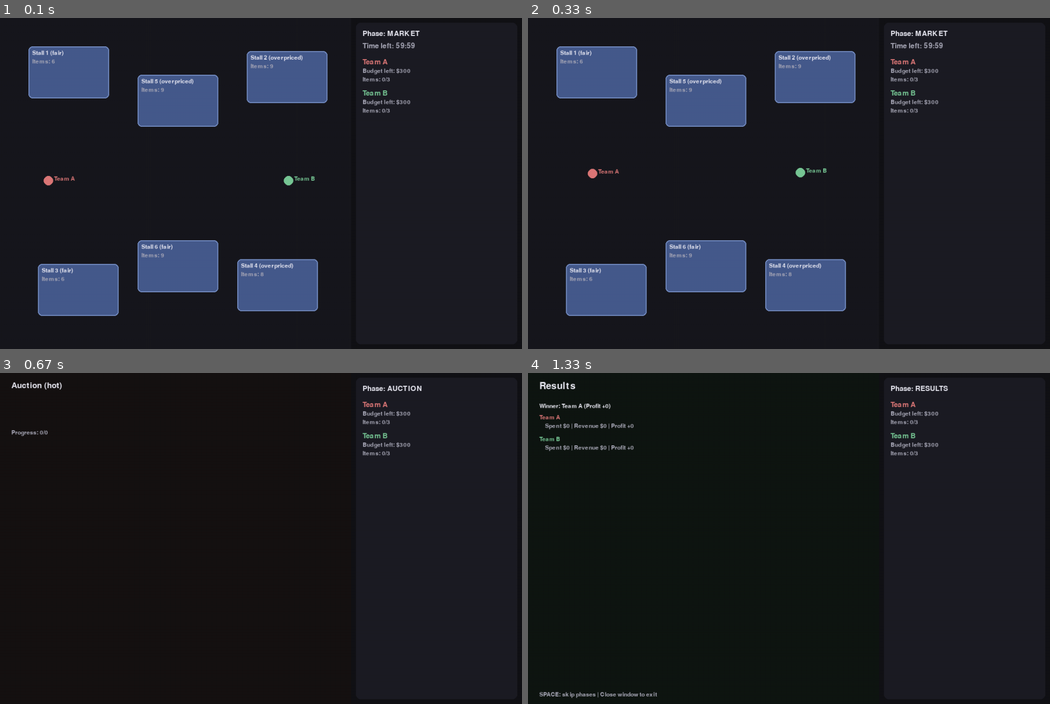
Above: before the commit, frames 1-4 (two rows, left to right).
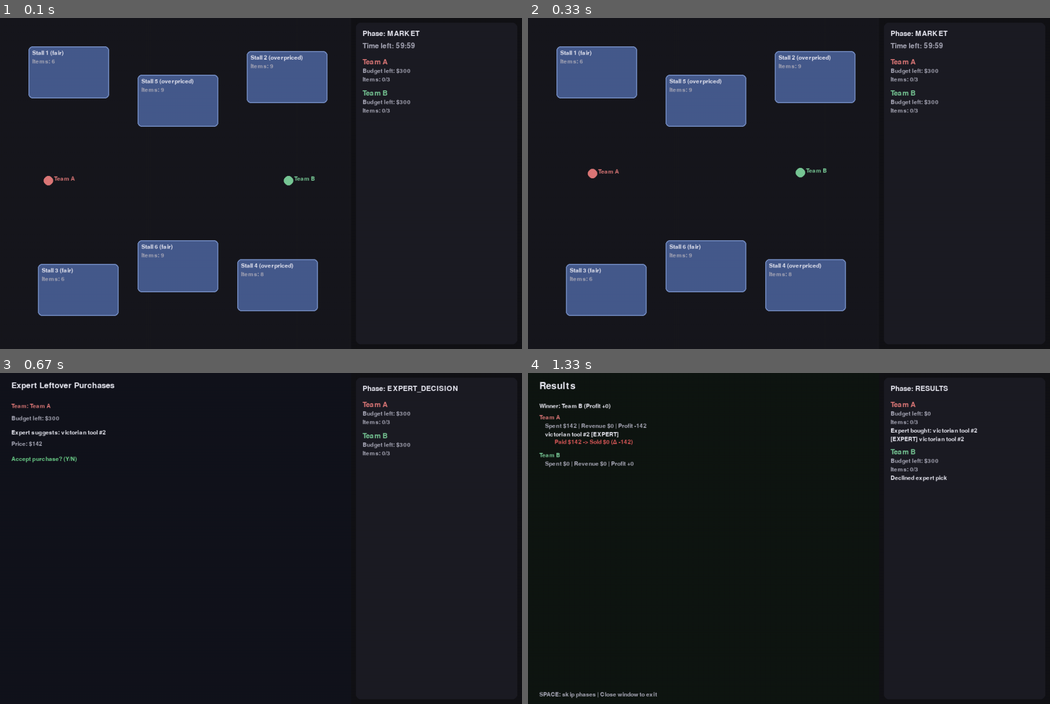
Above: after the commit, the same moments.

Repository: ashvernon/bargain-hunt-simulator
Game: pygame game, started from main.py
Same seed, same stepped clock (60 frames per second), same inputs: the game is played once before the commit and once after it.
Inputs:
- Up to frame 1 (0.1 s): no input
- Up to frame 2 (0.33 s): no input
- Up to frame 3 (0.67 s): tap Space at 0.33 s
- Up to frame 4 (1.33 s): tap Enter at 0.67 s; hold Esc from 1 s (still down); tap Space at 1.07 s

Frames 1-2 are identical in both runs. In frame 3, 0.9% of the frame differs, in the area x 2-88%, y 2-28%; in frame 4, 1.4%, in the area x 2-87%, y 9-33%.

Commit message:
Add expert purchase decision flow

Diff:
--- a/game_state.py
+++ b/game_state.py
@@ -1,6 +1,7 @@
 import pygame
 from config import GameConfig
 from ui.screens.market_screen import MarketScreen
+from ui.screens.expert_decision_screen import ExpertDecisionScreen
 from ui.screens.appraisal_screen import AppraisalScreen
 from ui.screens.auction_screen import AuctionScreen
 from ui.screens.results_screen import ResultsScreen
@@ -21,9 +22,11 @@
         self.episode.setup()
 
         self.market_time_left = cfg.market_seconds
+        self.expert_decision_started = False
 
         self.screens = {
             "MARKET": MarketScreen(cfg, self.episode),
+            "EXPERT_DECISION": ExpertDecisionScreen(cfg, self.episode),
             "APPRAISAL": AppraisalScreen(cfg, self.episode),
             "AUCTION": AuctionScreen(cfg, self.episode),
             "RESULTS": ResultsScreen(cfg, self.episode),
@@ -44,7 +47,11 @@
 
             if self.market_time_left <= 0:
                 # expert leftover purchase
-                self.episode.finish_market_expert_leftover_purchase()
+                self._enter_expert_decision_phase()
+
+        elif self.phase == "EXPERT_DECISION":
+            self.screen.update(dt)
+            if self.episode.expert_purchases_done():
                 self._advance_phase()
 
         elif self.phase == "APPRAISAL":
@@ -62,6 +69,11 @@
 
     def _advance_phase(self, force=False):
         if self.phase == "MARKET":
+            self._enter_expert_decision_phase()
+            return
+        elif self.phase == "EXPERT_DECISION":
+            if not self.episode.expert_purchases_done():
+                return
             self.phase = "APPRAISAL"
         elif self.phase == "APPRAISAL":
             self.phase = "AUCTION"
@@ -72,5 +84,17 @@
 
         self.screen = self.screens[self.phase]
 
+    def _enter_expert_decision_phase(self):
+        if not self.expert_decision_started:
+            self.episode.finish_market_expert_leftover_purchase()
+            self.expert_decision_started = True
+        self.phase = "EXPERT_DECISION"
+        self.screen = self.screens[self.phase]
+        # reset the decision cursor now that new proposals exist
+        if hasattr(self.screen, "cursor"):
+            self.screen.cursor = 0
+            if hasattr(self.screen, "_sync_cursor"):
+                self.screen._sync_cursor()
+
     def render(self, screen):
         self.screen.render(screen)
--- a/models/episode.py
+++ b/models/episode.py
@@ -94,21 +94,48 @@
         team.y += dy / dist * step
 
     def finish_market_expert_leftover_purchase(self):
-        # Expert takes leftover money and buys 1 item from remaining inventory, then team budget becomes 0.
-        self.expert_purchase_events = []  # for UI overlay: (team, item or None, leftover_before)
+        """Queue expert leftover purchase proposals.
+
+        Each expert proposes an item based on the team's leftover budget. The
+        proposal must later be accepted or declined by the player/UI.
+        """
+        self.expert_purchase_events = []  # list of dicts: team, item, leftover_before, decision
         for team in self.teams:
             leftover = team.budget_left
             pick = team.expert.choose_leftover_purchase(self.market, leftover, self.rng)
-            if pick:
-                self.market.remove_item(pick)
-                pick.is_expert_pick = True
-                team.items_bought.append(pick)
-                team.budget_left = round(team.budget_left - pick.shop_price, 2)
-                self.expert_purchase_events.append((team, pick, leftover))
-            else:
-                self.expert_purchase_events.append((team, None, leftover))
-            # Expert takes the remainder regardless
+            decision = "no_pick" if pick is None else None
+            self.expert_purchase_events.append({
+                "team": team,
+                "item": pick,
+                "leftover_before": leftover,
+                "decision": decision,
+            })
+
+    def resolve_expert_purchase(self, idx: int, accept: bool):
+        """Apply a decision for a proposed expert purchase."""
+        event = self.expert_purchase_events[idx]
+        if event["decision"] is not None:
+            return
+
+        team = event["team"]
+        item = event["item"]
+        if not item:
+            event["decision"] = "no_pick"
+            return
+
+        if accept:
+            self.market.remove_item(item)
+            item.is_expert_pick = True
+            team.items_bought.append(item)
             team.budget_left = 0.0
+            team.last_action = f"Expert bought: {item.name}"
+            event["decision"] = "accepted"
+        else:
+            team.last_action = "Declined expert pick"
+            event["decision"] = "declined"
+
+    def expert_purchases_done(self) -> bool:
+        return all(evt["decision"] is not None for evt in getattr(self, "expert_purchase_events", []))
 
     def start_appraisal(self):
         # appraise all items (team items + expert pick)
--- /dev/null
+++ b/ui/screens/expert_decision_screen.py
@@ -0,0 +1,67 @@
+import pygame
+from ui.screens.screen_base import Screen
+from ui.render.hud import render_hud
+from ui.render.draw import draw_text
+from constants import TEXT, MUTED, GOOD, BAD
+
+
+class ExpertDecisionScreen(Screen):
+    def __init__(self, cfg, episode):
+        self.cfg = cfg
+        self.episode = episode
+        self.font = pygame.font.SysFont(None, 26)
+        self.small = pygame.font.SysFont(None, 18)
+        self.cursor = 0
+        self._sync_cursor()
+
+    def _sync_cursor(self):
+        events = getattr(self.episode, "expert_purchase_events", [])
+        while self.cursor < len(events) and events[self.cursor]["decision"] is not None:
+            self.cursor += 1
+
+    def handle_event(self, event):
+        if not getattr(self.episode, "expert_purchase_events", None):
+            return
+        if event.type != pygame.KEYDOWN:
+            return
+
+        if self.cursor >= len(self.episode.expert_purchase_events):
+            return
+
+        if event.key in (pygame.K_y, pygame.K_RETURN):
+            self.episode.resolve_expert_purchase(self.cursor, accept=True)
+            self.cursor += 1
+            self._sync_cursor()
+        elif event.key in (pygame.K_n, pygame.K_ESCAPE):
+            self.episode.resolve_expert_purchase(self.cursor, accept=False)
+            self.cursor += 1
+            self._sync_cursor()
+
+    def update(self, dt: float):
+        self._sync_cursor()
+
+    def render(self, surface):
+        play_w = self.cfg.window_w - self.cfg.hud_w
+        pygame.draw.rect(surface, (18, 20, 28), (0, 0, play_w, self.cfg.window_h))
+        draw_text(surface, "Expert Leftover Purchases", 24, 18, self.font, TEXT)
+
+        if not getattr(self.episode, "expert_purchase_events", None):
+            draw_text(surface, "No proposals", 24, 60, self.small, MUTED)
+        elif self.cursor >= len(self.episode.expert_purchase_events):
+            draw_text(surface, "All decisions made. Continuing...", 24, 60, self.small, GOOD)
+        else:
+            event = self.episode.expert_purchase_events[self.cursor]
+            team = event["team"]
+            draw_text(surface, f"Team: {team.name}", 24, 64, self.small, team.color)
+            draw_text(surface, f"Budget left: ${event['leftover_before']:.0f}", 24, 90, self.small, MUTED)
+
+            if event["item"]:
+                item = event["item"]
+                draw_text(surface, f"Expert suggests: {item.name}", 24, 120, self.small, TEXT)
+                draw_text(surface, f"Price: ${item.shop_price:.0f}", 24, 144, self.small, MUTED)
+                draw_text(surface, "Accept purchase? (Y/N)", 24, 176, self.small, GOOD)
+            else:
+                draw_text(surface, "Expert has no suggestion.", 24, 120, self.small, BAD)
+                draw_text(surface, "Press N or Esc to continue", 24, 144, self.small, MUTED)
+
+        render_hud(surface, self.cfg, self.episode, "EXPERT_DECISION", time_left=None)
